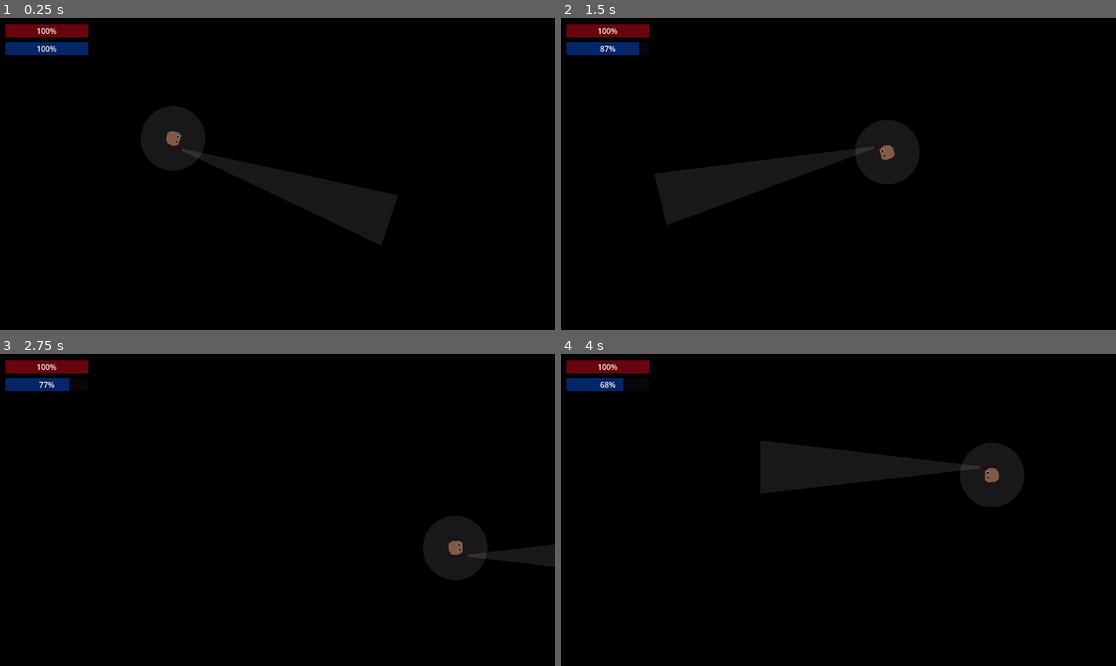
Above: before the commit, frames 1-4 (two rows, left to right).
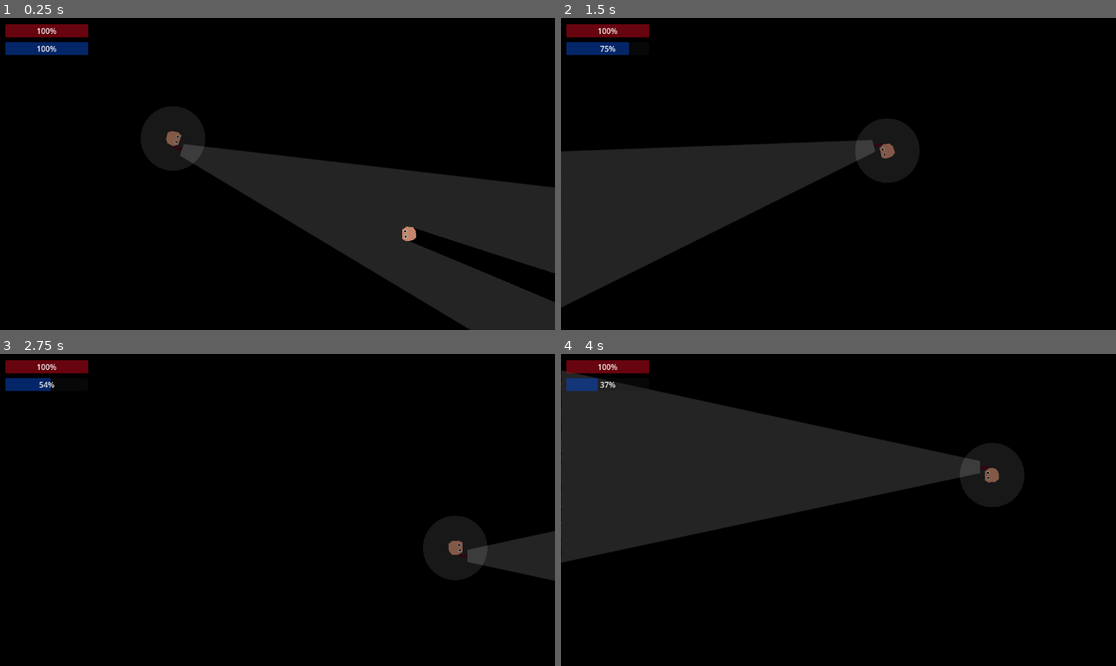
Above: after the commit, the same moments.

Repository: mncc8337/blashout
Game: Godot game, scene res://scenes/main.tscn
The game is run twice, just before and just after one commit, with the same random seed, the same clock (stepped at 60 frames per second) and the same inputs.
Inputs (mouse positions are in pixels of both pictures, inside the frame that each line leads up to):
- Up to frame 1 (0.25 s): no input
- Up to frame 2 (1.5 s): tap Enter at 0.5 s; move the mouse to (960, 158) at 0.52 s; hold D (right) 0.53-1.28 s; hold Shift (run) 0.53-1.28 s; move the mouse to (727, 189) at 1.27 s; hold S (down) from 1.28 s (still down); tap Shift (run) at 1.35 s
- Up to frame 3 (2.75 s): move the mouse to (333, 441) at 2.02 s; release S (down) at 2.03 s; hold D (right) from 2.03 s (still down); hold Shift (run) from 2.03 s (still down)
- Up to frame 4 (4 s): move the mouse to (810, 572) at 2.77 s; release D (right) at 2.78 s; release Shift (run) at 2.78 s; hold W (up) 2.78-3.53 s; tap Shift (run) at 2.85 s; move the mouse to (1005, 556) at 3.52 s; hold A (left) from 3.53 s (still down); hold Shift (run) from 3.53 s (still down)

The runs differ from the first frame. In frame 1, 16% of the frame differs, in the area x 32-100%, y 40-100%; in frame 2, 12%; in frame 3, 1.1%; in frame 4, 21%, in the area x 0-76%, y 5-67%.

Commit message:
add light area

Diff:
--- a/scenes/player.tscn
+++ b/scenes/player.tscn
@@ -54,30 +54,27 @@
 [node name="flashlight" type="PointLight2D" parent="."]
 position = Vector2(-25, -16)
 rotation = 3.14159
-scale = Vector2(0.152, 0.11)
+scale = Vector2(0.47, 0.63)
+energy = 1.5
 range_z_max = 3000
 shadow_enabled = true
 texture = ExtResource("2_yr8mj")
 offset = Vector2(1500, 0)
 height = 1000.0
 
-[node name="ray0" type="RayCast2D" parent="flashlight"]
-target_position = Vector2(3000, 0)
-
-[node name="ray1" type="RayCast2D" parent="flashlight"]
-target_position = Vector2(3000, -500)
-
-[node name="ray2" type="RayCast2D" parent="flashlight"]
-scale = Vector2(1, 1)
-target_position = Vector2(3000, 500)
-
-[node name="ray3" type="RayCast2D" parent="flashlight"]
-target_position = Vector2(3000, -250)
-
-[node name="ray4" type="RayCast2D" parent="flashlight"]
-target_position = Vector2(3000, 250)
-
 [node name="vision" type="PointLight2D" parent="."]
 scale = Vector2(0.08, 0.08)
 texture = ExtResource("3_gigwj")
 texture_scale = 2.5
+
+[node name="Light (debug only)" type="Sprite2D" parent="."]
+visible = false
+position = Vector2(-730, -16)
+rotation = 3.14159
+scale = Vector2(0.47, 0.63)
+texture = ExtResource("2_yr8mj")
+
+[node name="lightarea" type="Area2D" parent="."]
+
+[node name="light_collision_lol" type="CollisionPolygon2D" parent="lightarea"]
+polygon = PackedVector2Array(-1435, -331, -1435, 299, -1429, 299, -25, -3, -25, -30, -1423, -331)
--- a/scripts/player.gd
+++ b/scripts/player.gd
@@ -33,8 +33,7 @@
 		dir += Vector2(-1, 0)
 	if Input.is_action_pressed("right"):
 		dir += Vector2(1, 0)
-	if Input.is_action_just_pressed("run"):
-		is_running = !is_running
+	is_running = Input.is_action_pressed("run")
 	dir = dir.normalized()
 
 	if is_exhauted:
@@ -51,7 +50,7 @@
 			is_exhauted = false
 	if is_running and dir != Vector2.ZERO:
 		if stamina > 0:
-			stamina -= 0.25
+			stamina -= 0.5
 		else:
 			is_exhauted = true
 			stamina = 0
